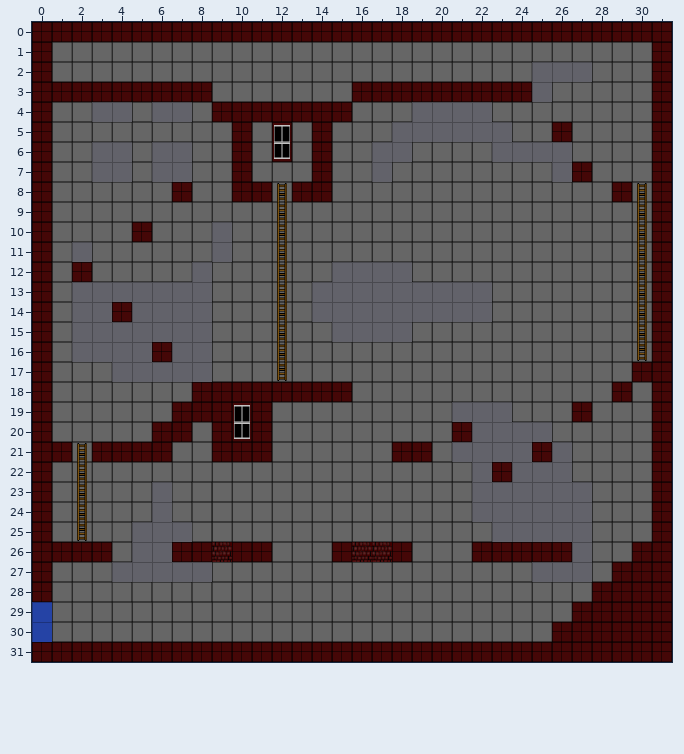
Tiled map: tower-of-darkness-xna/tower-of-darkness-xna/tower-of-darkness-xnaContent/maps/tower4.tmx. Above is the file before it was changed.
Cells are 32x32 px. Shown: x 0..31, y 0..31.
The same view after the edit:
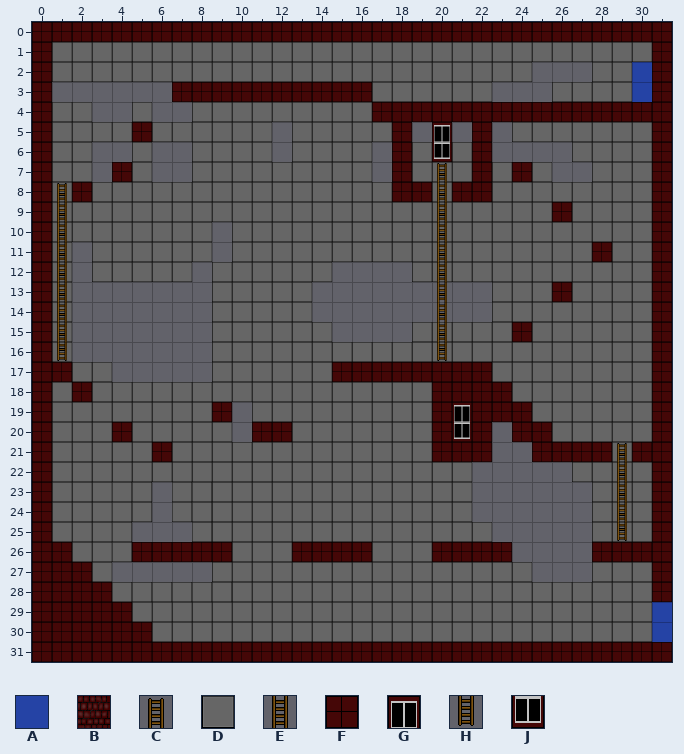
Key: from "Tileset": A 6, B 19, C 29, D 30, E 39, F 40, G 41, H 49, J 51.
_ is an empty cell.
Author's note on the commit: Mirroed tower4 and fixed transitions
Difference:
Layer "Background":
There is now tile A in rows 29 to 30 at x 31.
The edit turns tile D into tile A in rows 2 to 3 at x 30.
There is now tile G in row 5 at x 20; in row 19 at x 21.
The edit turns tile D into tile J in row 6 at x 20.
There is now tile J in row 20 at x 21.
The edit erases the tile that lay hidden in row 3 at x 1 to 6.
The edit erases tile A in rows 29 to 30 at x 0.
The edit erases tile G in row 5 at x 12; in row 19 at x 10.
The edit erases tile J in row 6 at x 12; in row 20 at x 10.
Layer "Foreground":
The edit turns tile B into tile F in row 26 at x 9 and 16.
There is now tile F in row 3 at x 9 to 15; in row 4 at x 17 to 30; in row 5 at x 5, 18 and 22; in row 6 at x 18 and 22; in row 7 at x 4, 18 and 22; in row 8 at x 2, 18 to 19 and 21 to 22.
There is now tile F in row 17 at x 1 and 15 to 22; in row 18 at x 2 and 20 to 23; in row 19 at x 20 and 22 to 24; in row 20 at x 4, 12, 20, 22 and 24 to 25; in row 21 at x 20 to 22, 26 to 28 and 30; in row 26 at x 5, 13, 20 to 21 and 28 to 29.
There is now tile F in row 27 at x 1 to 2; in row 28 at x 1 to 3; in row 29 at x 0 to 4; in row 30 at x 0 to 5.
The edit erases tile B in row 26 at x 17.
The edit erases tile F in row 3 at x 1 to 6 and 17 to 24; in row 4 at x 9 to 15; in row 5 at x 10, 14 and 26; in row 6 at x 10 and 14; in row 7 at x 10, 14 and 27; in row 8 at x 10 to 11, 13 to 14 and 29.
The edit erases tile F in row 17 at x 30; in row 18 at x 8 to 15 and 29; in row 19 at x 7 to 8, 11 and 27; in row 20 at x 6 to 7, 9 and 21; in row 21 at x 1, 3 to 5, 9 to 11 and 18 to 19; in row 22 at x 23.
The edit erases tile F in row 26 at x 2 to 3, 10 to 11, 18 and 26; in row 27 at x 29 to 30; in row 28 at x 28 to 30; in row 29 at x 27 to 31; in row 30 at x 26 to 31.
Layer "Ladder":
There is now tile C in row 7 at x 20; in row 8 at x 1; in row 21 at x 29.
There is now tile E in row 8 at x 20; in rows 9 to 15 at x 1 and 20; in rows 22 to 24 at x 29.
There is now tile H in row 16 at x 1 and 20; in row 25 at x 29.
The edit erases tile C in row 8 at x 12 and 30; in row 21 at x 2.
The edit erases tile E in rows 9 to 15 at x 12 and 30; in row 16 at x 12; in rows 22 to 24 at x 2.
The edit erases tile H in row 16 at x 30; in row 17 at x 12; in row 25 at x 2.
Layer "Breakable":
There is now tile F in row 7 at x 24; in row 9 at x 26; in row 11 at x 28; in row 13 at x 26; in row 15 at x 24; in row 26 at x 6 and 14.
The edit erases tile F in row 8 at x 7; in row 10 at x 5; in row 12 at x 2; in row 14 at x 4; in row 16 at x 6; in row 26 at x 24 to 25.
